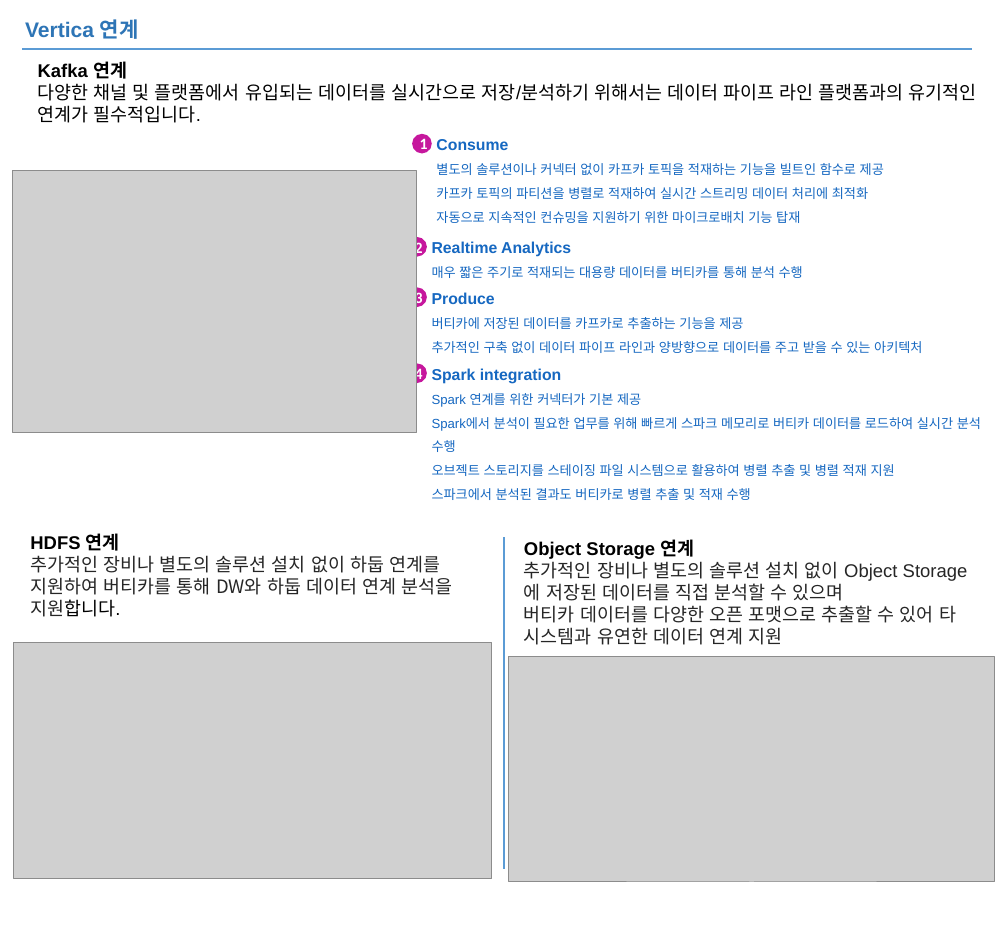
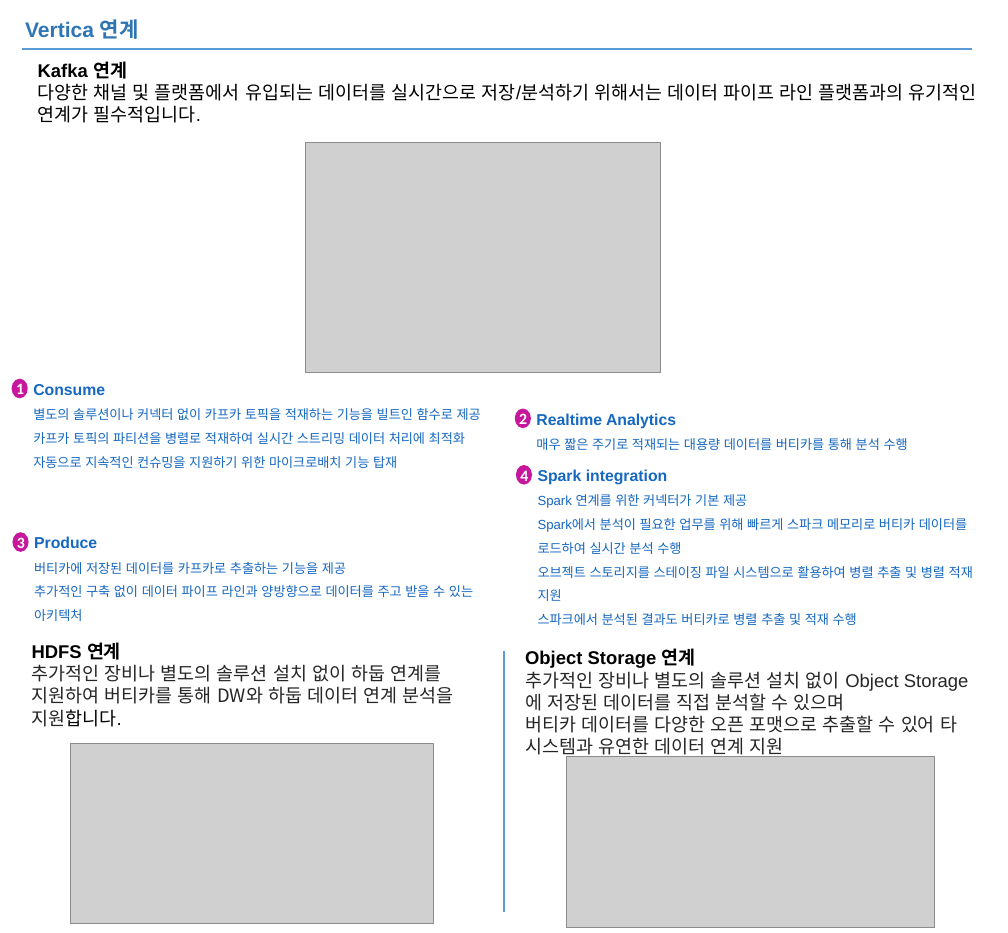
Before and after one commit to JIN0326/vertica_blog, a slide deck: slide 5 of 99ref/blog.pptx. Drawn at 1008x933 pixels with LibreOffice and Linux fonts; fonts in the diff are those of the drawing; grey boxes stand for pictures. Boxes give left, top, right and bottom in pixels: in the first picture for what was removed or moved away, otherwise in the second. Text is boxed around its words. In the diff, an @@ line names an element or a change of style, - is before the commit and + after.

```diff
--- a/99ref/blog.pptx
+++ b/99ref/blog.pptx
@@ picture: place and size @@
-picture at [13,171,417,432]
+picture at [305,142,660,373]
@@ ellipse "1": place and size @@
-ellipse "1" at [412,134,432,154]
+ellipse "1" at [11,378,27,398]
@@ text "Consume": place and size @@
-text "Consume" at [436,139,884,223]
+text "Consume" at [33,384,481,468]
@@ ellipse "2": place and size @@
-ellipse "2" at [407,237,427,257]
+ellipse "2" at [515,409,531,429]
@@ text "Realtime Analytics": place and size @@
-text "Realtime Analytics" at [432,241,803,278]
+text "Realtime Analytics" at [536,413,908,450]
@@ ellipse "4": place and size @@
-ellipse "4" at [407,363,427,383]
+ellipse "4" at [516,465,532,485]
@@ text "Spark integration" rewrapped from [432,368,981,500] to [538,469,973,625] @@
@@ ellipse "3": place and size @@
-ellipse "3" at [407,287,427,307]
+ellipse "3" at [12,532,28,552]
@@ text "Produce" rewrapped from [432,292,922,353] to [34,536,473,597] @@
@@ text "HDFS 연계": place and size @@
-text "HDFS 연계" at [30,533,452,617]
+text "HDFS 연계" at [32,642,454,727]
@@ line moved from (504, 538) - (504, 870) to (504, 651) - (504, 912) @@
@@ text "Object Storage 연계" rewrapped from [524,539,968,645] to [525,648,969,759] @@
@@ picture: place and size @@
-picture at [14,643,492,879]
+picture at [71,744,433,924]
@@ picture: place and size @@
-picture at [509,657,995,882]
+picture at [566,757,934,927]
```
Also in this commit, not shown: 2 other files.
